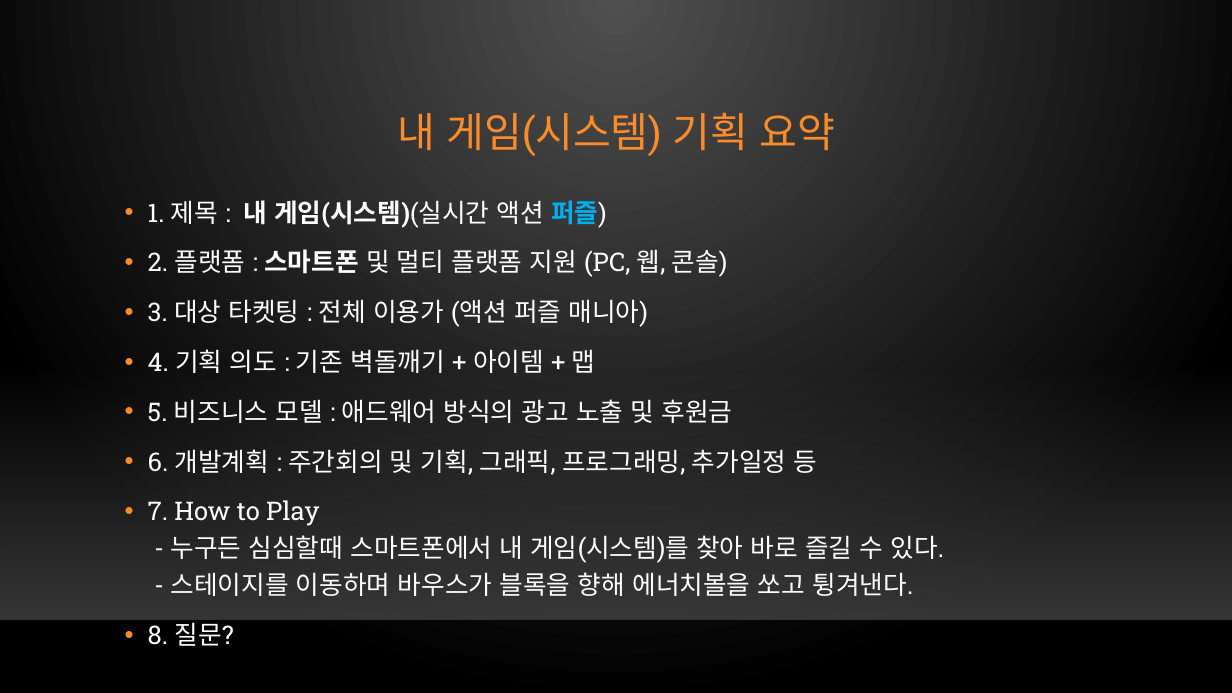
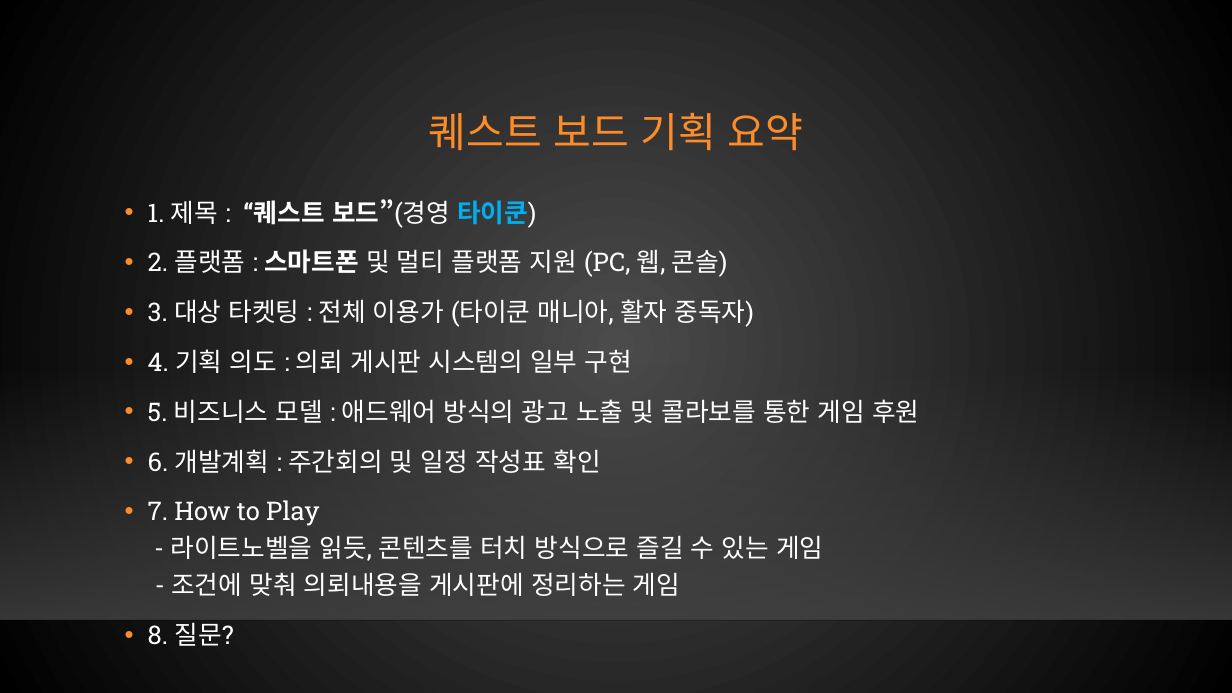
Before and after one commit to xqiwipx/first_project, a slide deck: slide 29 of Kims_project.pptx. Drawn at 1232x693 pixels with LibreOffice and Linux fonts; fonts in the diff are those of the drawing; background and template pictures are left out. Boxes give left, top, right and bottom in pixels: in the first picture for what was removed or moved away, otherwise in the second. Text is boxed around its words. In the diff, an @@ line names an element or a change of style, - is before the commit and + after.

Commit message:
Update Kims_project.pptx
구글에서 수정 테스트

```diff
--- a/Kims_project.pptx
+++ b/Kims_project.pptx
@@ background gradient #505050 to #000000 to gradient #4B4B4B to #000000 @@
@@ title at <box>429,113,804,151</box>: text changed @@
-내 게임(시스템) 기획 요약
+퀘스트 보드 기획 요약
@@ text at <box>148,199,536,228</box>: text changed; bold on @@
-• 1. 제목 : 내 게임(시스템)(실시간 액션 퍼즐)
+• 1. 제목 : “퀘스트 보드”(경영 타이쿤)
@@ text at <box>148,299,919,596</box>: text changed @@
-• 3. 대상 타켓팅 : 전체 이용가 (액션 퍼즐 매니아)
-• 4. 기획 의도 : 기존 벽돌깨기 + 아이템 + 맵
-• 5. 비즈니스 모델 : 애드웨어 방식의 광고 노출 및 후원금
-• 6. 개발계획 : 주간회의 및 기획, 그래픽, 프로그래밍, 추가일정 등
-• 7. How to Play
-  - 누구든 심심할때 스마트폰에서 내 게임(시스템)를 찾아 바로 즐길 수 있다.
-  - 스테이지를 이동하며 바우스가 블록을 향해 에너치볼을 쏘고 튕겨낸다.
+• 3. 대상 타켓팅 : 전체 이용가 (타이쿤 매니아, 활자 중독자)
+• 4. 기획 의도 : 의뢰 게시판 시스템의 일부 구현
+• 5. 비즈니스 모델 : 애드웨어 방식의 광고 노출 및 콜라보를 통한 게임 후원
+• 6. 개발계획 : 주간회의 및 일정 작성표 확인
+• 7. How to Play
+  - 라이트노벨을 읽듯, 콘텐츠를 터치 방식으로 즐길 수 있는 게임
+  - 조건에 맞춰 의뢰내용을 게시판에 정리하는 게임
```
Also in this commit, not shown: 28 other slides changed.
